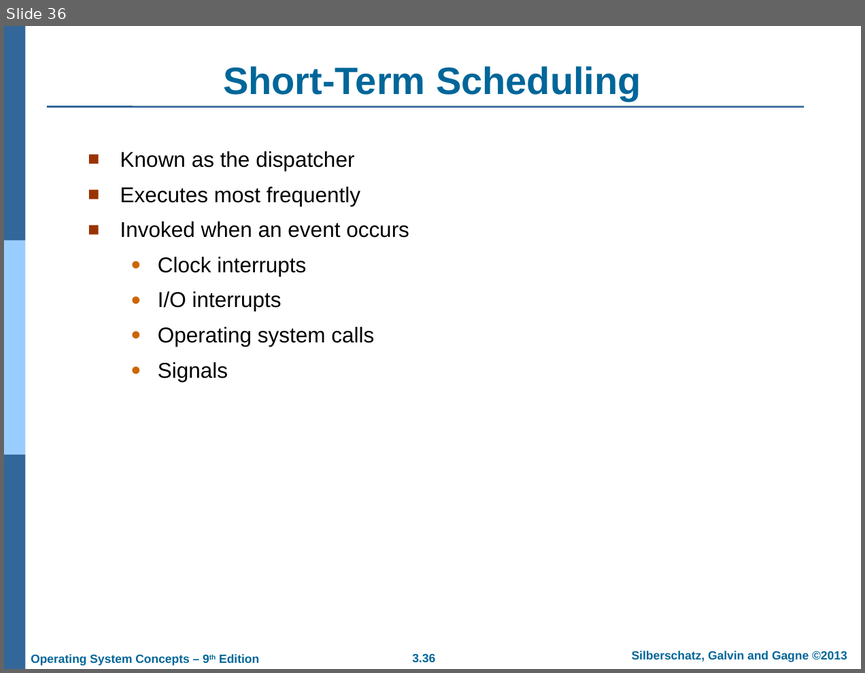
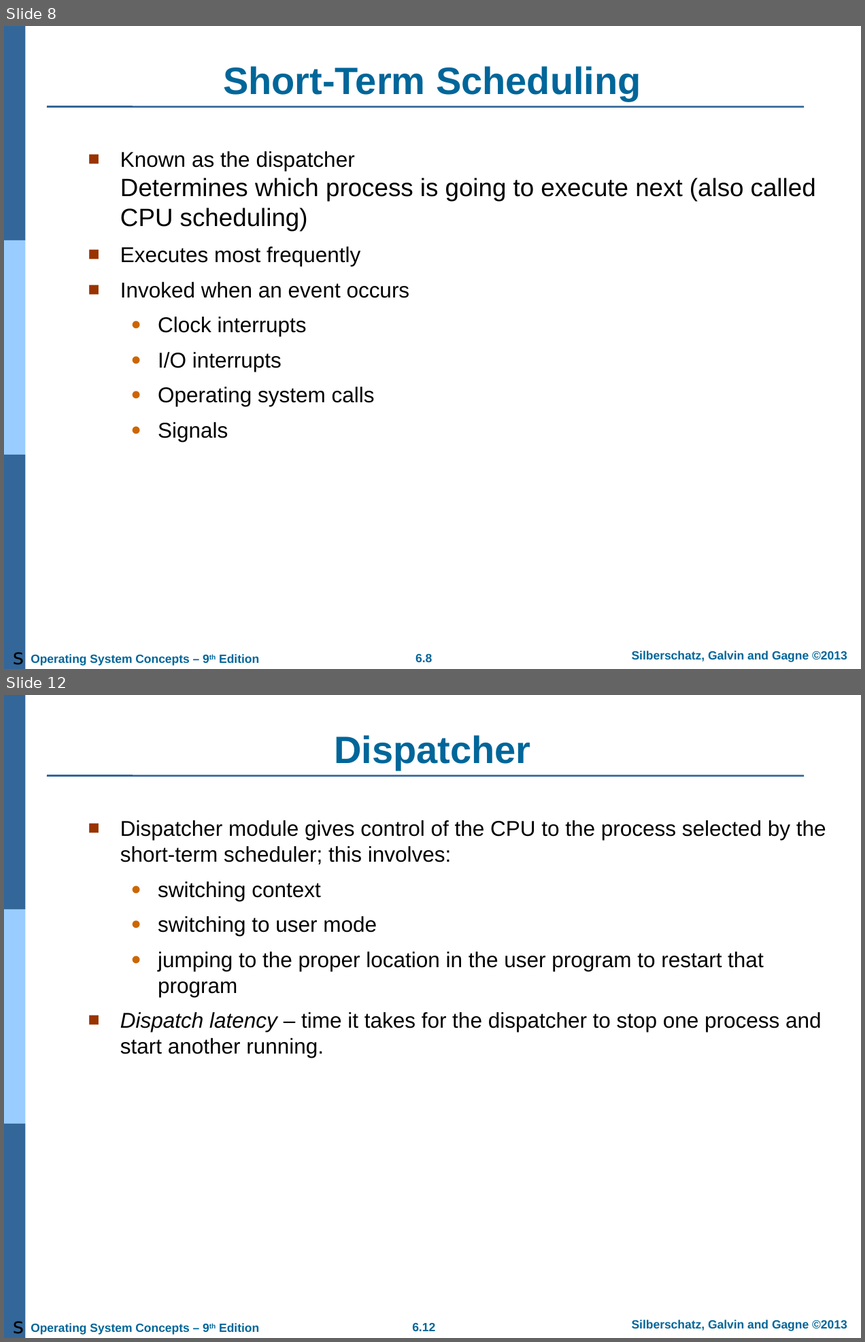
Before and after one commit to qasim2020/givezakat, a slide deck: static/AOS/Chapter 3.ppt. Shown one above the other, each under a label of ours: slide 36 before the commit, slides 8 and 12 after it; the slides between them are not shown. The pictures are 865x673 and 865x1342 pixels, drawn with LibreOffice and Linux fonts; fonts in the diff are those of the drawing; background and template pictures are left out. Boxes give left, top, right and bottom in pixels: in the first picture for what was removed or moved away, otherwise in the second. Text is boxed around its words. In the diff, an @@ line names an element or a change of style, - is before the commit and + after.

```diff
--- a/static/AOS/Chapter 3.ppt
+++ b/static/AOS/Chapter 3.ppt
@@ slide 12 added at box(4, 695, 861, 1338), background #FFFFFF; not listed: 7 template elements that a slide beside it also shows @@
@@ title added at box(334, 735, 530, 770), 32 pt, text #006699, bold @@
+Dispatcher
@@ text added at box(120, 820, 826, 1057), 18 pt, text #000000 @@
+■ Dispatcher module gives control of the CPU to the process selected by the short-term scheduler; this involves:
+  ● switching context
+  ● switching to user mode
+  ● jumping to the proper location in the user program to restart that program
+■ Dispatch latency – time it takes for the dispatcher to stop one process and start another running.
@@ text added at box(13, 1321, 24, 1334), 18 pt, text #000000 @@
+s
@@ what was slide 36 is now slide 8 @@
@@ slide 8 changed as well @@
@@ text at box(120, 151, 816, 231): text changed; size 18 to 21 pt @@
-■ Known as the dispatcher
+■ Known as the dispatcher
+  Determines which process is going to execute next (also called CPU scheduling)
@@ text added at box(13, 652, 24, 665), 18 pt, text #000000 @@
+s
@@ page number at box(415, 653, 432, 662): text changed @@
-3.36
+6.8
```
Also in this commit, not shown: 1 other slide changed, 40 other slides added, 60 slides removed, 12 other files.
